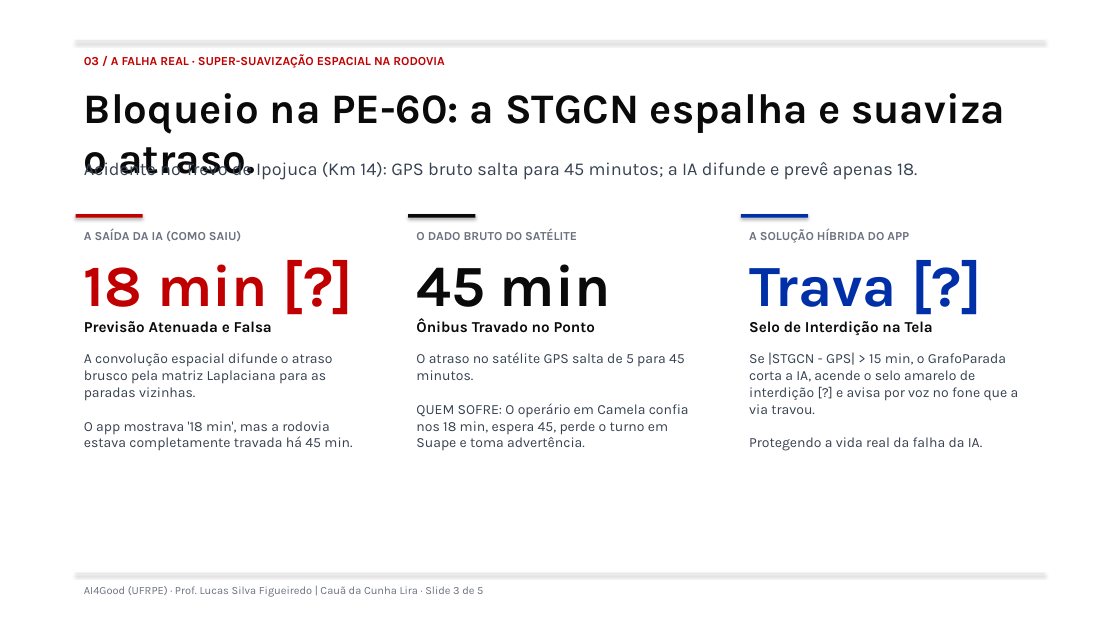
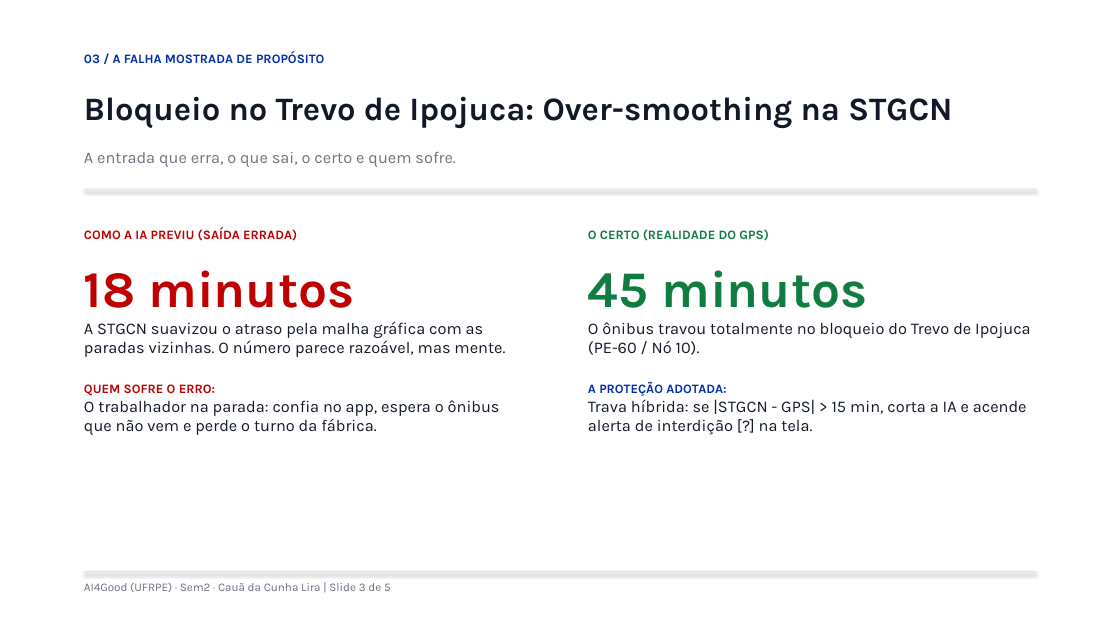
Before and after one commit to lira-labs/workspace, a slide deck: slide 3 of code/grafoparada_web/GrafoParada_Seminario2_CauaLira.pptx. Drawn at 1120x630 pixels with LibreOffice and Linux fonts; fonts in the diff are those of the drawing. Boxes give left, top, right and bottom in pixels: in the first picture for what was removed or moved away, otherwise in the second. Text is boxed around its words. In the diff, an @@ line names an element or a change of style, - is before the commit and + after.

Commit message:
fix(sem2): eliminate text overlap in PPTX, strip AI slop, and strictly align to prof Lucas sem2 model

```diff
--- a/code/grafoparada_web/GrafoParada_Seminario2_CauaLira.pptx
+++ b/code/grafoparada_web/GrafoParada_Seminario2_CauaLira.pptx
@@ rectangle removed at (x1=0, y1=0, x2=1120, y2=630) @@
@@ text at (x1=84, y1=51, x2=324, y2=63): text changed; size 10.5 to 11 pt; text colour #C00000 to #002FA7 @@
-03 / A FALHA REAL · SUPER-SUAVIZAÇÃO ESPACIAL NA RODOVIA
+03 / A FALHA MOSTRADA DE PROPÓSITO
@@ text at (x1=84, y1=96, x2=952, y2=129): text changed; size 36 to 28 pt; text colour #0A0A0A to #111827 @@
-Bloqueio na PE-60: a STGCN espalha e suaviza o atraso.
+Bloqueio no Trevo de Ipojuca: Over-smoothing na STGCN
@@ text removed at (x1=84, y1=158, x2=917, y2=180) @@
-Acidente no Trevo de Ipojuca (Km 14): GPS bruto salta para 45 minutos; a IA difunde e prevê apenas 18.
@@ text added at (x1=84, y1=152, x2=455, y2=167), 14 pt, text #6B7280 @@
+A entrada que erra, o que sai, o certo e quem sofre.
@@ rectangle resized from (x1=76, y1=40, x2=1044, y2=41) to (x1=84, y1=189, x2=1036, y2=190) @@
@@ rectangle removed at (x1=76, y1=214, x2=143, y2=218) @@
@@ text removed at (x1=84, y1=229, x2=352, y2=451) @@
-A SAÍDA DA IA (COMO SAIU)
-18 min [?]
-Previsão Atenuada e Falsa
-A convolução espacial difunde o atraso brusco pela matriz Laplaciana para as paradas vizinhas.
-O app mostrava '18 min', mas a rodovia estava completamente travada há 45 min.
@@ text added at (x1=84, y1=227, x2=505, y2=435), 14 pt, text #111827 @@
+COMO A IA PREVIU (SAÍDA ERRADA)
+18 minutos
+A STGCN suavizou o atraso pela malha gráfica com as paradas vizinhas. O número parece razoável, mas mente.
+QUEM SOFRE O ERRO:
+O trabalhador na parada: confia no app, espera o ônibus que não vem e perde o turno da fábrica.
@@ rectangle removed at (x1=408, y1=214, x2=476, y2=218) @@
@@ text removed at (x1=416, y1=229, x2=689, y2=450) @@
-O DADO BRUTO DO SATÉLITE
-45 min
-Ônibus Travado no Ponto
-O atraso no satélite GPS salta de 5 para 45 minutos.
-QUEM SOFRE: O operário em Camela confia nos 18 min, espera 45, perde o turno em Suape e toma advertência.
@@ text added at (x1=588, y1=229, x2=1031, y2=435), 14 pt, text #111827 @@
+O CERTO (REALIDADE DO GPS)
+45 minutos
+O ônibus travou totalmente no bloqueio do Trevo de Ipojuca (PE-60 / Nó 10).
+A PROTEÇÃO ADOTADA:
+Trava híbrida: se |STGCN - GPS| > 15 min, corta a IA e acende alerta de interdição [?] na tela.
@@ rectangle removed at (x1=741, y1=214, x2=808, y2=218) @@
@@ text removed at (x1=749, y1=229, x2=1019, y2=451) @@
-A SOLUÇÃO HÍBRIDA DO APP
-Trava [?]
-Selo de Interdição na Tela
-Se |STGCN - GPS| > 15 min, o GrafoParada corta a IA, acende o selo amarelo de interdição [?] e avisa por voz no fone que a via travou.
-Protegendo a vida real da falha da IA.
@@ text at (x1=84, y1=583, x2=391, y2=592): text changed; size 9.5 to 10 pt @@
-AI4Good (UFRPE) · Prof. Lucas Silva Figueiredo | Cauã da Cunha Lira · Slide 3 de 5
+AI4Good (UFRPE) · Sem2 · Cauã da Cunha Lira | Slide 3 de 5
@@ rectangle resized from (x1=76, y1=573, x2=1044, y2=574) to (x1=84, y1=571, x2=1036, y2=572) @@
```
Also in this commit, not shown: 2 other slides changed, 2 slides added, 2 slides removed, 14 other files.
